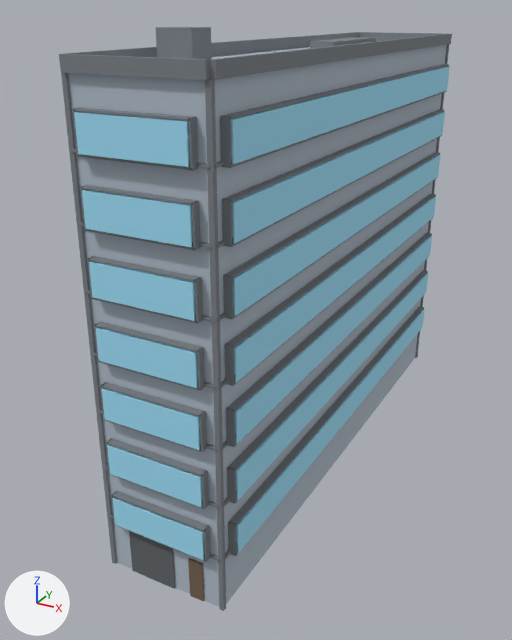
One commit to the glTF model public/buildings/lot_1x4.glb: the scene before it, then after it.
One viewpoint serves both versions: a camera (50 mm lens) standing at (20.2, -21.6, 26.2) and looking at (1.4, 12.5, 9.2). Every picture has the same lights, and +X, +Y and +Z are marked at lower left. The older version comes first.

The first picture shows 'lot_1x4'.
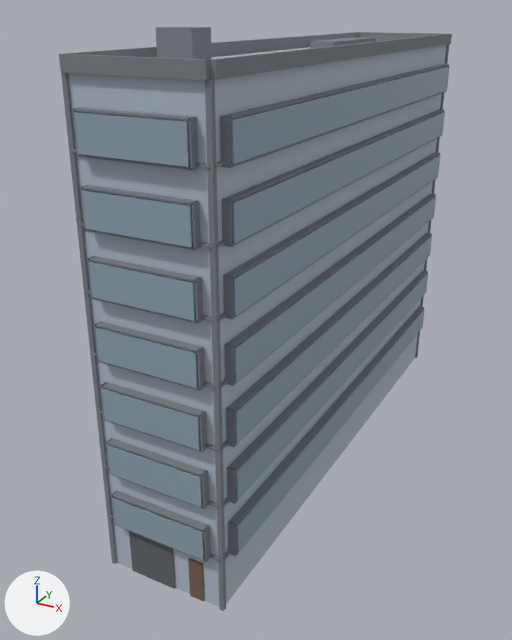
Changed parts and their boxes [x1, y1, x2, y2] in the pictures (512 x 640 px):
'lot_1x4', recoloured (darker)
    both: [71, 64, 450, 563]

The change, as a diff of the scene's bpy script:
```diff
--- a/public/buildings/lot_1x4.glb.py
+++ b/public/buildings/lot_1x4.glb.py
@@ mat_lot_1x4_glass @@
 mat_lot_1x4_glass = principled_material('lot_1x4_glass')
-mat_lot_1x4_glass.base_color = (0.35, 0.75, 0.95)  # cyan #a0e1f9
+mat_lot_1x4_glass.base_color = (0.28, 0.38, 0.44)  # greyish blue #90a6b1
 mat_lot_1x4_glass.roughness = 0.85
```
